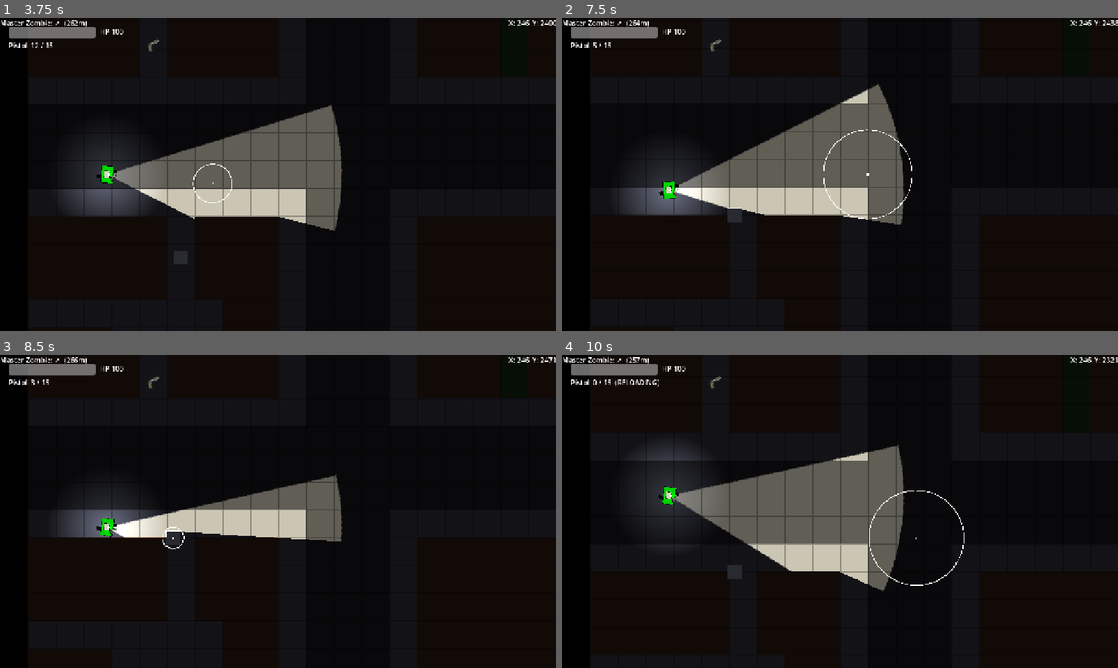
Above: before the commit, frames 1-4 (two rows, left to right).
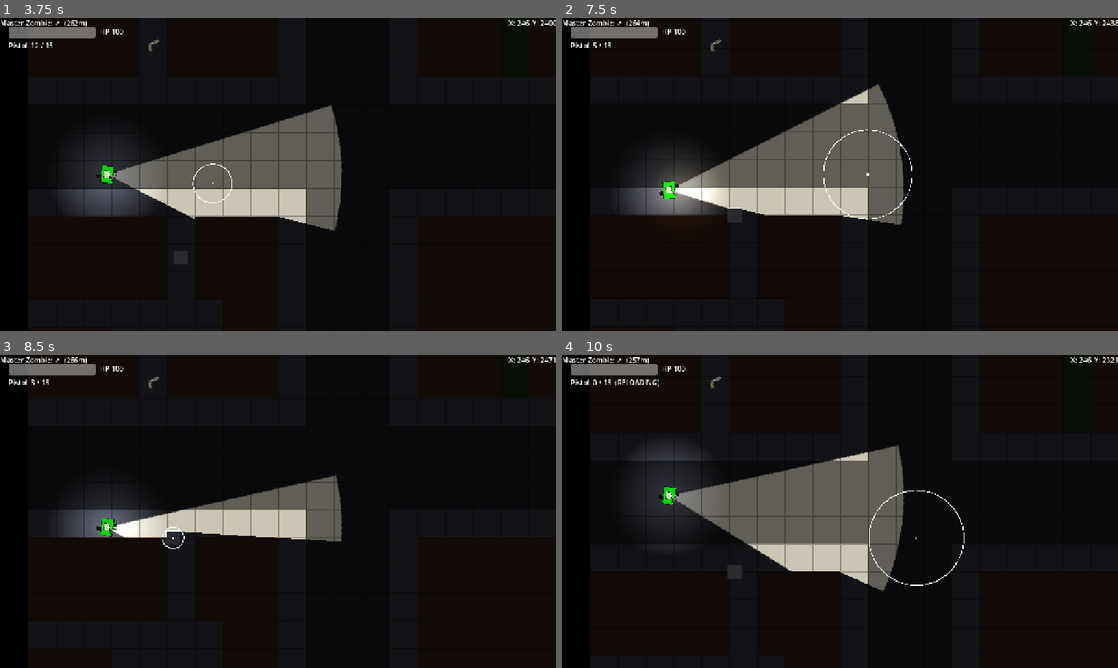
Above: after the commit, the same moments.

Repository: MKBSP/Zombie-game
Game: Godot game, scene res://scenes/ui/main_menu.tscn
The game is run twice, just before and just after one commit, with the same random seed, the same clock (stepped at 60 frames per second) and the same inputs.
Inputs (mouse positions are in pixels of both pictures, inside the frame that each line leads up to):
- Up to frame 1 (3.75 s): click "PLAY" at 0.5 s; click "SINGLE PLAYER" at 1.25 s; click "HUMAN (shooter)" at 2 s; tap Enter (ui_accept) at 2.75, 3.02 s; move the mouse to (400, 158) at 2.77 s; hold D (move_right) 2.78-3.5 s; hold Down (cam_down) 2.78-3.5 s; click (400, 158) at 2.92 s; drag from (166, 190) to (305, 171) at 3.52 s
- Up to frame 2 (7.5 s): move the mouse to (895, 105) at 4.27 s; hold D (move_right) 4.28-5 s; hold Right (cam_right) 4.28-5 s; drag from (812, 237) to (673, 127) at 5.02 s; move the mouse to (1006, 221) at 5.77 s; hold A (move_left) 5.78-6.5 s; tap X (drop_weapon) at 5.85 s; tap Enter (ui_accept) at 6.02 s; drag from (673, 127) to (756, 96) at 6.52 s; move the mouse to (867, 174) at 7.27 s; hold S (move_down) from 7.28 s (still down); tap E (interact) at 7.35 s; click (867, 174) at 7.42 s
- Up to frame 3 (8.5 s): release S (move_down) at 8 s; drag from (194, 433) to (172, 536) at 8.02 s
- Up to frame 4 (10 s): move the mouse to (962, 495) at 8.77 s; hold W (move_up) 8.78-9.5 s; tap 3 (select_melee) at 8.85 s; tap Enter (ui_accept) at 9.02 s; drag from (728, 527) to (917, 536) at 9.52 s

Frame 1 is identical in both runs. In frame 2, 0.8% of the frame differs, in the area x 17-27%, y 48-63%; in frame 3, less than 0.1%; in frame 4, less than 0.1%.

Commit message:
uncommited fx fixes

Diff:
--- a/scenes/bullet/bullet.gd
+++ b/scenes/bullet/bullet.gd
@@ -43,6 +43,7 @@
 	if body.is_in_group("shooter"):
 		# Never hit the shooter (bullets spawn near its body)
 		return
+	var w := get_tree().current_scene
 	if body.is_in_group("zombies"):
 		# Center-mass crit: 4x when the shot's path threads the zombie's core.
 		var dmg := _damage_for_hit()
@@ -52,15 +53,23 @@
 				shooter_ref.register_headshot()
 		if body.has_method("take_damage"):
 			body.take_damage(dmg)
+		if w.has_method("spawn_hit_fx"):
+			w.spawn_hit_fx(FxPresets.GREEN_BLOOD, global_position, direction)
 		queue_free()
 	elif body.is_in_group("npcs"):
-		# Deal damage to the NPC
+		# Deal damage to the NPC (humans bleed red)
 		if body.has_method("take_damage"):
 			body.take_damage(_damage_for_hit())
+		if w.has_method("spawn_hit_fx"):
+			w.spawn_hit_fx(FxPresets.RED_BLOOD, global_position, direction)
 		queue_free()
 	elif body is TileMapLayer:
-		# Hit a building or edge tile — despawn
+		# Hit a building or edge tile — sparks + despawn
+		if w.has_method("spawn_hit_fx"):
+			w.spawn_hit_fx(FxPresets.SPARKS, global_position, -direction)
 		queue_free()
 	elif body is StaticBody2D:
-		# Hit a prop (car, fence, etc.) — despawn
+		# Hit a prop (car, fence, etc.) — sparks + despawn
+		if w.has_method("spawn_hit_fx"):
+			w.spawn_hit_fx(FxPresets.SPARKS, global_position, -direction)
 		queue_free()
--- /dev/null
+++ b/scenes/fx/hit_burst.gd
@@ -0,0 +1,25 @@
+extends CPUParticles2D
+
+## One-shot particle burst reused for red blood, green blood, and sparks. The
+## caller sets position, then calls play(preset, dir). Self-frees when done.
+
+func _ready() -> void:
+	emitting = false
+	one_shot = true
+	explosiveness = 1.0
+	finished.connect(queue_free)
+
+func play(preset: int, dir: Vector2) -> void:
+	var c: Dictionary = FxPresets.config(preset)
+	amount = c.amount
+	lifetime = c.lifetime
+	color = c.color
+	spread = c.spread_deg
+	initial_velocity_min = c.vel_min
+	initial_velocity_max = c.vel_max
+	scale_amount_min = c.scale_min
+	scale_amount_max = c.scale_max
+	gravity = Vector2(0, c.gravity)
+	direction = dir.normalized() if dir.length() > 0.001 else Vector2.RIGHT
+	restart()
+	emitting = true
--- /dev/null
+++ b/scenes/fx/hit_burst.tscn
@@ -0,0 +1,6 @@
+[gd_scene format=3 uid="uid://c06ufxvii0yv4"]
+
+[ext_resource type="Script" path="res://scenes/fx/hit_burst.gd" id="1_upcn8"]
+
+[node name="HitBurst" type="CPUParticles2D" unique_id=252124258]
+script = ExtResource("1_upcn8")
--- /dev/null
+++ b/scenes/fx/muzzle_flash.gd
@@ -0,0 +1,25 @@
+extends Node2D
+
+## Brief additive flash sprite + a short PointLight2D pulse at the gun tip.
+## Instanced as a child of the gun tip; frees itself after muzzle_flash_time.
+## The radial texture is generated at runtime (reuses ShooterLighting), so the
+## scene needs no image asset.
+
+@onready var _sprite: Sprite2D = $Sprite2D
+@onready var _light: PointLight2D = $PointLight2D
+
+func _ready() -> void:
+	var tex := ShooterLighting.make_radial_texture(256)
+	_sprite.texture = tex
+	_light.texture = tex
+
+func play(light_energy: float) -> void:
+	_light.energy = light_energy
+	_light.texture_scale = Balance.FX.muzzle_light_range_px / 128.0
+	_sprite.scale = Vector2.ONE * Balance.FX.muzzle_flash_scale
+	var t: float = Balance.FX.muzzle_flash_time
+	var tw := create_tween()
+	tw.set_parallel(true)
+	tw.tween_property(_sprite, "modulate:a", 0.0, t)
+	tw.tween_property(_light, "energy", 0.0, t)
+	tw.chain().tween_callback(queue_free)
--- /dev/null
+++ b/scenes/fx/muzzle_flash.tscn
@@ -0,0 +1,18 @@
+[gd_scene format=3 uid="uid://v1oana1h80wc"]
+
+[ext_resource type="Script" uid="uid://ce580uuq8kmgo" path="res://scenes/fx/muzzle_flash.gd" id="1_w7s2e"]
+
+[sub_resource type="CanvasItemMaterial" id="CanvasItemMaterial_mvxjv"]
+blend_mode = 1
+
+[node name="MuzzleFlash" type="Node2D" unique_id=1054277322]
+script = ExtResource("1_w7s2e")
+
+[node name="Sprite2D" type="Sprite2D" parent="." unique_id=1975862604]
+modulate = Color(1, 0.9, 0.5, 1)
+material = SubResource("CanvasItemMaterial_mvxjv")
+position = Vector2(10, 0)
+
+[node name="PointLight2D" type="PointLight2D" parent="." unique_id=1447652421]
+color = Color(1, 0.85, 0.5, 1)
+energy = 0.0
--- a/scenes/npc/npc_human.gd
+++ b/scenes/npc/npc_human.gd
@@ -14,6 +14,7 @@
 signal converted(zombie: Node2D)
 
 const ZOMBIE_SCENE := preload("res://scenes/zombie/zombie.tscn")
+const MUZZLE_FLASH_SCENE := preload("res://scenes/fx/muzzle_flash.tscn")
 
 # All tuning comes from Balance.NPC (assigned in _ready).
 var speed: float
@@ -316,6 +317,7 @@
 	var coeff: float = AimModel.spread_coeff(w, debuff, 0.0)
 	var radius: float = coeff * origin.distance_to(cursor)
 	Weapons.fire(get_parent(), origin, cursor, radius, w)
+	_npc_muzzle_fx.rpc(origin, base_angle)
 
 	# Per-shot recoil kick (decays over recover-factor x damage-units seconds).
 	var dmg_units: float = (w.damage * w.pellets) / Balance.NPC.dmg_ref
@@ -333,6 +335,16 @@
 		npc_shoot_cooldown.start(w.reload_time)
 	else:
 		npc_shoot_cooldown.start(maxf(w.cooldown, Balance.NPC.min_shot_interval))
+
+
+## Per-shot muzzle flash + small light pulse at the NPC's muzzle, on every peer.
+@rpc("authority", "call_local", "unreliable")
+func _npc_muzzle_fx(origin: Vector2, angle: float) -> void:
+	var flash := MUZZLE_FLASH_SCENE.instantiate()
+	add_child(flash)
+	flash.global_position = origin
+	flash.global_rotation = angle
+	flash.play(Balance.FX.muzzle_npc_light_energy)
 
 
 func _on_npc_shoot_cooldown_timeout() -> void:
--- a/scenes/shooter/shooter.gd
+++ b/scenes/shooter/shooter.gd
@@ -17,6 +17,10 @@
 var can_shoot: bool = true
 var is_dead: bool = false
 var _damage_accumulator: float = 0.0
+# Bleed-trail state (server-authored): while bleeding and moving, drip blood.
+var _bleeding_until: float = 0.0
+var _last_drip_pos: Vector2 = Vector2.ZERO
+var _drip_inited: bool = false
 
 # --- Weapon / ammo state (server-authoritative, synced for the HUD) ---
 ## Currently drawn weapon: Weapons.PISTOL, or held_special/held_melee when out.
@@ -80,6 +84,8 @@
 @onready var shoot_cooldown: Timer = $ShootCooldown
 @onready var reload_timer: Timer = $ReloadTimer
 
+const MUZZLE_FLASH_SCENE: PackedScene = preload("res://scenes/fx/muzzle_flash.tscn")
+
 # --- Signals ---
 signal hp_changed(new_hp: int)
 signal player_died
@@ -175,6 +181,8 @@
 	if _net_aim_target != global_position:
 		rotation = (_net_aim_target - global_position).angle()
 
+	_maybe_drip()
+
 	_update_recoil(delta)
 	_update_focus(delta)
 	var target_coeff := AimModel.spread_coeff(_active_weapon(), _debuff_total(), _focus_fraction())
@@ -261,6 +269,7 @@
 	var dist := gun_tip.global_position.distance_to(cursor)
 	var radius := aim_spread_coeff * dist
 	Weapons.fire(parent, gun_tip.global_position, cursor, radius, w, self)
+	_muzzle_fx.rpc()
 
 	var w_scene := get_tree().current_scene
 	if w_scene.has_method("emit_noise"):
@@ -326,6 +335,9 @@
 			if Melee.forward_strike(global_position, facing, Balance.MELEE.range_px, Balance.MELEE.half_width_px, z.global_position):
 				z.take_damage(dmg)
 				hit = true
+				var w := get_tree().current_scene
+				if w.has_method("spawn_hit_fx"):
+					w.spawn_hit_fx(FxPresets.GREEN_BLOOD, z.global_position, facing)
 	if hit:
 		_melee_hits.append(now)
 		while not _melee_hits.is_empty() and now - _melee_hits[0] > Balance.MELEE.fatigue_recover:
@@ -335,6 +347,14 @@
 
 
 ## Brief swing flash on every peer (placeholder until weapon visuals, Phase 5).
+## Per-shot muzzle flash + brief light pulse at the gun tip, on every peer.
+@rpc("authority", "call_local", "unreliable")
+func _muzzle_fx() -> void:
+	var flash := MUZZLE_FLASH_SCENE.instantiate()
+	gun_tip.add_child(flash)
+	flash.play(Balance.FX.muzzle_light_energy)
+
+
 @rpc("authority", "call_local", "unreliable")
 func _swing_fx() -> void:
 	var spr := get_node_or_null("Sprite2D")
@@ -503,8 +523,29 @@
 	if whole_damage >= 1:
 		_damage_accumulator -= whole_damage
 		hp = max(hp - whole_damage, 0)  # setter emits hp_changed
+		# Start/refresh the bleeding window so the player drips a lasting trail.
+		_bleeding_until = (Time.get_ticks_msec() / 1000.0) + Balance.FX.bleed_seconds
 		if hp <= 0:
 			die()
+
+
+## Server-side: while bleeding and moving, emit a permanent blood drop every
+## Balance.FX.bleed_drip_px of travel. Replicated to all peers via the world.
+func _maybe_drip() -> void:
+	if is_dead:
+		return
+	var now: float = Time.get_ticks_msec() / 1000.0
+	if now >= _bleeding_until:
+		return
+	if not _drip_inited:
+		_last_drip_pos = global_position
+		_drip_inited = true
+		return
+	if global_position.distance_to(_last_drip_pos) >= Balance.FX.bleed_drip_px:
+		_last_drip_pos = global_position
+		var w := get_tree().current_scene
+		if w.has_method("rpc_bleed_drop"):
+			w.rpc_bleed_drop.rpc(global_position)
 
 
 func die() -> void:
--- a/scenes/world/world.gd
+++ b/scenes/world/world.gd
@@ -10,6 +10,10 @@
 @onready var entities: Node2D = $Entities
 @onready var merge_manager: MergeManager = $MergeManager
 @onready var aim_cursor: Control = $HUDLayer/AimCursor
+@onready var _effects: Node2D = $Effects
+@onready var _blood_canvas: BloodCanvas = $BloodCanvas
+
+const HIT_BURST_SCENE: PackedScene = preload("res://scenes/fx/hit_burst.tscn")
 
 var shooter_scene := preload("res://scenes/shooter/shooter.tscn")
 var zombie_scene := preload("res://scenes/zombie/zombie.tscn")
@@ -39,6 +43,7 @@
 		seed(GameState.world_seed)
 	_create_grid()
 	prop_scatter.scatter()
+	_setup_blood_canvas()
 
 	if multiplayer.is_server():
 		# Server (also single player): spawn and simulate everything.
@@ -329,6 +334,32 @@
 func rpc_noise_event(world_pos: Vector2, strength: float) -> void:
 	noise_event.emit(world_pos, strength)
 
+## Server entry point for a cosmetic hit burst; replicates to every peer.
+func spawn_hit_fx(preset: int, pos: Vector2, dir: Vector2) -> void:
+	if not multiplayer.is_server():
+		return
+	rpc_spawn_hit_fx.rpc(preset, pos, dir)
+
+@rpc("authority", "call_local", "unreliable")
+func rpc_spawn_hit_fx(preset: int, pos: Vector2, dir: Vector2) -> void:
+	var burst := HIT_BURST_SCENE.instantiate()
+	_effects.add_child(burst)
+	burst.global_position = pos
+	burst.play(preset, dir)
+
+## Size the permanent blood-trail canvas to the ground bounds. Runs on every
+## peer so each accumulates an identical trail from the server-authored drips.
+func _setup_blood_canvas() -> void:
+	var used: Rect2i = ground_layer.get_used_rect()
+	var ts: Vector2i = ground_layer.tile_set.tile_size
+	var origin: Vector2 = ground_layer.to_global(ground_layer.map_to_local(used.position)) - Vector2(ts) * 0.5
+	var size_px := Vector2(used.size.x * ts.x, used.size.y * ts.y)
+	_blood_canvas.setup(origin, size_px)
+
+@rpc("authority", "call_local", "unreliable")
+func rpc_bleed_drop(world_pos: Vector2) -> void:
+	_blood_canvas.stamp(world_pos)
+
 @rpc("any_peer", "call_local", "reliable")
 func rpc_set_combat(zombie_names: Array, combat: int) -> void:
 	if not multiplayer.is_server():
--- a/scenes/world/world.tscn
+++ b/scenes/world/world.tscn
@@ -4,7 +4,7 @@
 [ext_resource type="TileSet" uid="uid://cf1misi0mm7de" path="res://resources/city_tileset.tres" id="2_6m72w"]
 [ext_resource type="Script" uid="uid://bxy2abnykiaey" path="res://scenes/ui/hud.gd" id="2_4676e"]
 [ext_resource type="PackedScene" uid="uid://ct8xtlcyubd03" path="res://scenes/ui/game_over.tscn" id="3_1b30x"]
-[ext_resource type="PackedScene" uid="uid://bcmoows3wxra3" path="res://scenes/ui/pause_menu.tscn" id="20_pausemenu"]
+[ext_resource type="Script" uid="uid://du4u282nenic6" path="res://scripts/blood_canvas.gd" id="3_wbwoo"]
 [ext_resource type="Script" uid="uid://cwpmi5vl50l00" path="res://scripts/prop_scatter.gd" id="5_v5dby"]
 [ext_resource type="PackedScene" uid="uid://c6ybd5e8xxkoe" path="res://scenes/props/prop_car.tscn" id="6_t5ptc"]
 [ext_resource type="PackedScene" uid="uid://cj1kaemyobmkr" path="res://scenes/props/prop_tree.tscn" id="7_gb53w"]
@@ -17,7 +17,8 @@
 [ext_resource type="Script" uid="uid://73kxgnr2wka6" path="res://scripts/merge_manager.gd" id="15_71ii3"]
 [ext_resource type="PackedScene" uid="uid://dt4qweg6brm4d" path="res://scenes/zombie/fast_zombie.tscn" id="16_bt7bg"]
 [ext_resource type="PackedScene" uid="uid://bg0cosb6sd0sx" path="res://scenes/zombie/fat_zombie.tscn" id="17_wbwoo"]
-[ext_resource type="PackedScene" uid="uid://caimcursor0001" path="res://scenes/ui/aim_cursor.tscn" id="21_aimcursor"]
+[ext_resource type="PackedScene" uid="uid://bcmoows3wxra3" path="res://scenes/ui/pause_menu.tscn" id="20_pausemenu"]
+[ext_resource type="PackedScene" uid="uid://csojts6e6k441" path="res://scenes/ui/aim_cursor.tscn" id="21_aimcursor"]
 
 [sub_resource type="ShaderMaterial" id="ShaderMaterial_srmg5"]
 shader = ExtResource("12_dlabj")
@@ -35,6 +36,9 @@
 tile_map_data = PackedByteArray("AAAHACcAAAADAAAAAAAHACgAAAADAAAAAAAHACkAAAADAAAAAAAIACcAAAADAAAAAAAIACgAAAADAAAAAAAIAC …(10080 unchanged characters)…
 tile_set = ExtResource("2_6m72w")
 navigation_enabled = false
+
+[node name="BloodCanvas" type="Sprite2D" parent="." unique_id=1705038072]
+script = ExtResource("3_wbwoo")
 
 [node name="HUDLayer" type="CanvasLayer" parent="." unique_id=1253927125]
 layer = 20
@@ -66,7 +70,7 @@
 offset_bottom = 43.0
 text = "HP 100"
 
-[node name="AmmoLabel" type="Label" parent="HUDLayer/HUD"]
+[node name="AmmoLabel" type="Label" parent="HUDLayer/HUD" unique_id=1664155407]
 layout_mode = 0
 offset_left = 20.0
 offset_top = 52.0
@@ -74,7 +78,7 @@
 offset_bottom = 75.0
 text = "Pistol  15 / 15"
 
-[node name="WeaponIcon" type="TextureRect" parent="HUDLayer/HUD"]
+[node name="WeaponIcon" type="TextureRect" parent="HUDLayer/HUD" unique_id=680307547]
 layout_mode = 0
 offset_left = 330.0
 offset_top = 46.0
@@ -101,7 +105,7 @@
 grow_horizontal = 0
 horizontal_alignment = 2
 
-[node name="ToastLabel" type="Label" parent="HUDLayer/HUD"]
+[node name="ToastLabel" type="Label" parent="HUDLayer/HUD" unique_id=2141423326]
 modulate = Color(1, 1, 1, 0)
 layout_mode = 1
 anchors_preset = 7
@@ -122,9 +126,9 @@
 [node name="GameOverScreen" parent="HUDLayer" unique_id=474424163 instance=ExtResource("3_1b30x")]
 visible = false
 
-[node name="PauseMenu" parent="HUDLayer" instance=ExtResource("20_pausemenu")]
-
-[node name="AimCursor" parent="HUDLayer" instance=ExtResource("21_aimcursor")]
+[node name="PauseMenu" parent="HUDLayer" unique_id=155536765 instance=ExtResource("20_pausemenu")]
+
+[node name="AimCursor" parent="HUDLayer" unique_id=851206646 instance=ExtResource("21_aimcursor")]
 visible = false
 
 [node name="PropScatter" type="Node" parent="." unique_id=1925195708 node_paths=PackedStringArray("ground_layer", "building_layer")]
@@ -199,7 +203,7 @@
 layout_mode = 2
 text = "Cancel"
 
-[node name="StancePanel" type="VBoxContainer" parent="ZombieControllerNode/ZCOverlay"]
+[node name="StancePanel" type="VBoxContainer" parent="ZombieControllerNode/ZCOverlay" unique_id=2030954544]
 visible = false
 anchors_preset = 2
 anchor_top = 1.0
@@ -210,27 +214,27 @@
 offset_bottom = -20.0
 grow_vertical = 0
 
-[node name="AggressiveButton" type="Button" parent="ZombieControllerNode/ZCOverlay/StancePanel"]
+[node name="AggressiveButton" type="Button" parent="ZombieControllerNode/ZCOverlay/StancePanel" unique_id=1559578624]
 layout_mode = 2
 text = "Aggressive"
 
-[node name="HoldButton" type="Button" parent="ZombieControllerNode/ZCOverlay/StancePanel"]
+[node name="HoldButton" type="Button" parent="ZombieControllerNode/ZCOverlay/StancePanel" unique_id=9719136]
 layout_mode = 2
 text = "Hold"
 
-[node name="PatrolAttackButton" type="Button" parent="ZombieControllerNode/ZCOverlay/StancePanel"]
+[node name="PatrolAttackButton" type="Button" parent="ZombieControllerNode/ZCOverlay/StancePanel" unique_id=2017231974]
 layout_mode = 2
 text = "Patrol (Attack)"
 
-[node name="PatrolFleeButton" type="Button" parent="ZombieControllerNode/ZCOverlay/StancePanel"]
+[node name="PatrolFleeButton" type="Button" parent="ZombieControllerNode/ZCOverlay/StancePanel" unique_id=1211262626]
 layout_mode = 2
 text = "Patrol (Flee)"
 
-[node name="SkittishButton" type="Button" parent="ZombieControllerNode/ZCOverlay/StancePanel"]
+[node name="SkittishButton" type="Button" parent="ZombieControllerNode/ZCOverlay/StancePanel" unique_id=347173841]
 layout_mode = 2
 text = "Skittish"
 
-[node name="FleePointButton" type="Button" parent="ZombieControllerNode/ZCOverlay/StancePanel"]
+[node name="FleePointButton" type="Button" parent="ZombieControllerNode/ZCOverlay/StancePanel" unique_id=661944450]
 layout_mode = 2
 text = "Flee to point"
 
@@ -240,8 +244,10 @@
 fat_zombie_scene = ExtResource("17_wbwoo")
 ground_layer = NodePath("../GroundLayer")
 
-[node name="Entities" type="Node2D" parent="."]
-
-[node name="MultiplayerSpawner" type="MultiplayerSpawner" parent="."]
-_spawnable_scenes = PackedStringArray("res://scenes/shooter/shooter.tscn", "res://scenes/zombie/zombie.tscn", "res://scenes/zombie/master_zombie.tscn", "res://scenes/zombie/fast_zombie.tscn", "res://scenes/zombie/fat_zombie.tscn", "res://scenes/npc/npc_human.tscn", "res://scenes/bullet/bullet.tscn", "res://scenes/pickup/pickup.tscn", "res://scenes/loot_box/loot_box.tscn")
+[node name="Entities" type="Node2D" parent="." unique_id=1611005989]
+
+[node name="MultiplayerSpawner" type="MultiplayerSpawner" parent="." unique_id=1689694317]
+_spawnable_scenes = PackedStringArray("uid://bjuicwad48jii", "uid://bdj7uqucnce8w", "uid://cyqgashuh71ml", "uid://dt4qweg6brm4d", "uid://bg0cosb6sd0sx", "res://scenes/npc/npc_human.tscn", "uid://jbr1j8x00x17", "uid://b8pk1ckup0001", "uid://b8lootbox0001")
 spawn_path = NodePath("../Entities")
+
+[node name="Effects" type="Node2D" parent="." unique_id=109747370]
--- a/scenes/zombie/zombie.gd
+++ b/scenes/zombie/zombie.gd
@@ -339,6 +339,10 @@
 	if CombatMath.can_attack(distance, _attack_range(), _attack_cooldown):
 		if target.has_method("take_damage"):
 			target.take_damage(damage_per_hit)
+			var w := get_tree().current_scene
+			if w.has_method("spawn_hit_fx"):
+				var dir := (target.global_position - global_position).normalized()
+				w.spawn_hit_fx(FxPresets.RED_BLOOD, target.global_position, dir)
 		_attack_cooldown = attack_interval
 		_lunge_toward(target.global_position)
 
--- a/scripts/balance.gd
+++ b/scripts/balance.gd
@@ -213,3 +213,25 @@
 	grid_w = 47, grid_h = 47,
 	vis_unexplored = 0.0, vis_explored = 0.35, vis_visible = 1.0,
 }
+
+# --- Combat juice / effects (all cosmetic; no gameplay impact) --------------
+const FX := {
+	# One-shot hit bursts (CPUParticles2D). Colors are Color(r,g,b).
+	presets = {
+		"red_blood":   { color = Color(0.65, 0.02, 0.02), amount = 14, lifetime = 0.42, spread_deg = 55.0, vel_min = 60.0, vel_max = 180.0, scale_min = 2.0, scale_max = 4.0, gravity = 220.0 },
+		"green_blood": { color = Color(0.20, 0.75, 0.10), amount = 14, lifetime = 0.42, spread_deg = 55.0, vel_min = 60.0, vel_max = 180.0, scale_min = 2.0, scale_max = 4.0, gravity = 220.0 },
+		"sparks":      { color = Color(1.0, 0.85, 0.35),  amount = 10, lifetime = 0.20, spread_deg = 40.0, vel_min = 140.0, vel_max = 320.0, scale_min = 1.0, scale_max = 2.0, gravity = 40.0 },
+	},
+	# Muzzle flash: brief additive sprite + PointLight2D pulse at the gun tip.
+	muzzle_flash_time = 0.06,        # seconds the flash + light stay up
+	muzzle_light_energy = 1.6,       # player light pulse energy
+	muzzle_light_range_px = 130.0,   # player light radius
+	muzzle_npc_light_energy = 0.8,   # NPCs get a smaller pulse
+	muzzle_flash_scale = 0.6,
+	# Player bleed trail (baked, permanent).
+	bleed_seconds = 6.0,             # bleeding window, refreshed on each hit
+	bleed_drip_px = 26.0,            # emit one drop per this much travel
+	bleed_drop_radius_px = 3.0,      # stamp radius on the canvas, world px
+	bleed_color = Color(0.45, 0.02, 0.02, 0.85),
+	canvas_downscale = 1,            # 1 = world-res canvas (crisp); raise to save memory
+}
--- /dev/null
+++ b/scripts/blood_canvas.gd
@@ -0,0 +1,44 @@
+extends Sprite2D
+class_name BloodCanvas
+
+## One world-sized Image/ImageTexture that accumulates permanent blood drops.
+## Same baked-texture technique as fog_zombie_controller. One draw call total.
+
+var _image: Image
+var _tex: ImageTexture
+var _world_origin: Vector2
+var _world_size_px: Vector2
+var _img_size: Vector2i
+
+## world_origin/world_size_px describe the ground bounds in world space.
+func setup(world_origin: Vector2, world_size_px: Vector2) -> void:
+	_world_origin = world_origin
+	_world_size_px = world_size_px
+	var ds: int = max(1, int(Balance.FX.canvas_downscale))
+	# Integer division intended: image dimensions are whole pixels.
+	_img_size = Vector2i(int(world_size_px.x) / ds, int(world_size_px.y) / ds)
+	_image = Image.create(_img_size.x, _img_size.y, false, Image.FORMAT_RGBA8)
+	_image.fill(Color(0, 0, 0, 0))
+	_tex = ImageTexture.create_from_image(_image)
+	texture = _tex
+	centered = false
+	global_position = _world_origin
+	# Stretch the (possibly downscaled) texture back over the full world.
+	scale = Vector2(_world_size_px.x / _img_size.x, _world_size_px.y / _img_size.y)
+
+func stamp(world_pos: Vector2) -> void:
+	if _image == null:
+		return
+	var center := DecalMath.world_to_image(world_pos, _world_origin, _world_size_px, _img_size)
+	var r: int = maxi(1, int(Balance.FX.bleed_drop_radius_px / maxi(1, int(Balance.FX.canvas_downscale))))
+	var col: Color = Balance.FX.bleed_color
+	for dy in range(-r, r + 1):
+		for dx in range(-r, r + 1):
+			if dx * dx + dy * dy > r * r:
+				continue
+			var px := center.x + dx
+			var py := center.y + dy
+			if px < 0 or py < 0 or px >= _img_size.x or py >= _img_size.y:
+				continue
+			_image.set_pixel(px, py, col)
+	_tex.update(_image)
--- /dev/null
+++ b/scripts/decal_math.gd
@@ -0,0 +1,13 @@
+extends RefCounted
+class_name DecalMath
+
+## Pure mapping from world space to a canvas Image pixel. Kept separate from the
+## canvas node so it can be unit-tested without a live tree.
+static func world_to_image(world_pos: Vector2, world_origin: Vector2, world_size_px: Vector2, img_size: Vector2i) -> Vector2i:
+	var fx := (world_pos.x - world_origin.x) / world_size_px.x
+	var fy := (world_pos.y - world_origin.y) / world_size_px.y
+	var px := int(fx * img_size.x)
+	var py := int(fy * img_size.y)
+	px = clampi(px, 0, img_size.x - 1)
+	py = clampi(py, 0, img_size.y - 1)
+	return Vector2i(px, py)
--- /dev/null
+++ b/scripts/fx_presets.gd
@@ -0,0 +1,16 @@
+extends RefCounted
+class_name FxPresets
+
+## Maps a preset id to its Balance.FX.presets sub-dict. Single lookup point so
+## bullets, zombies, and the shooter all describe bursts the same way.
+
+enum { RED_BLOOD, GREEN_BLOOD, SPARKS }
+
+const _KEYS := {
+	RED_BLOOD: "red_blood",
+	GREEN_BLOOD: "green_blood",
+	SPARKS: "sparks",
+}
+
+static func config(preset: int) -> Dictionary:
+	return Balance.FX.presets[_KEYS[preset]]
--- /dev/null
+++ b/test/test_decal_math.gd
@@ -0,0 +1,29 @@
+extends SceneTree
+# Run in a THROWAWAY copy (editor closed there):
+#   Godot --headless --path . --script test/test_decal_math.gd
+
+func _init() -> void:
+	var DM = load("res://scripts/decal_math.gd")
+	var failed := 0
+	var origin := Vector2(0, 0)
+	var world := Vector2(3008, 3008)
+	var img := Vector2i(3008, 3008)
+
+	if DM.world_to_image(Vector2(0, 0), origin, world, img) != Vector2i(0, 0):
+		push_error("top-left mapping wrong"); failed += 1
+	if DM.world_to_image(Vector2(1504, 1504), origin, world, img) != Vector2i(1504, 1504):
+		push_error("center mapping wrong"); failed += 1
+	# Off-map points clamp into bounds (never out of range).
+	if DM.world_to_image(Vector2(9999, -50), origin, world, img) != Vector2i(3007, 0):
+		push_error("clamp mapping wrong"); failed += 1
+	# Non-zero origin + half-res canvas.
+	var half := Vector2i(1504, 1504)
+	if DM.world_to_image(Vector2(1504, 0), Vector2(1504, 0), world, half) != Vector2i(0, 0):
+		push_error("origin-offset mapping wrong"); failed += 1
+
+	if failed == 0:
+		print("test_decal_math: PASS")
+		quit(0)
+	else:
+		print("test_decal_math: FAIL (%d)" % failed)
+		quit(1)
--- /dev/null
+++ b/test/test_fx_presets.gd
@@ -0,0 +1,29 @@
+extends SceneTree
+# Run in a THROWAWAY copy (editor closed there):
+#   Godot --headless --path . --script test/test_fx_presets.gd
+
+func _init() -> void:
+	var Bal = load("res://scripts/balance.gd")
+	var FxPresets = load("res://scripts/fx_presets.gd")
+	var failed := 0
+
+	var red: Dictionary = FxPresets.config(FxPresets.RED_BLOOD)
+	if red != Bal.FX.presets["red_blood"]:
+		push_error("red_blood config mismatch"); failed += 1
+	if red.color != Color(0.65, 0.02, 0.02):
+		push_error("red_blood color mismatch"); failed += 1
+	if red.amount != 14:
+		push_error("red_blood amount mismatch"); failed += 1
+
+	var sparks: Dictionary = FxPresets.config(FxPresets.SPARKS)
+	if sparks.lifetime != 0.20:
+		push_error("sparks lifetime mismatch"); failed += 1
+	if sparks.vel_max != 320.0:
+		push_error("sparks vel_max mismatch"); failed += 1
+
+	if failed == 0:
+		print("test_fx_presets: PASS")
+		quit(0)
+	else:
+		print("test_fx_presets: FAIL (%d)" % failed)
+		quit(1)
Not shown, added: scenes/fx/hit_burst.gd.uid
Not shown, added: scenes/fx/muzzle_flash.gd.uid
Not shown, added: scripts/blood_canvas.gd.uid
Not shown, added: scripts/decal_math.gd.uid
Not shown, added: scripts/fx_presets.gd.uid
Not shown, added: test/test_decal_math.gd.uid
Not shown, added: test/test_fx_presets.gd.uid
Not shown, changed: CHANGELOG.md
Not shown, added: docs/superpowers/plans/2026-07-07-online-5player-coop.md
Not shown, added: docs/superpowers/specs/2026-07-07-online-5player-coop-design.md
